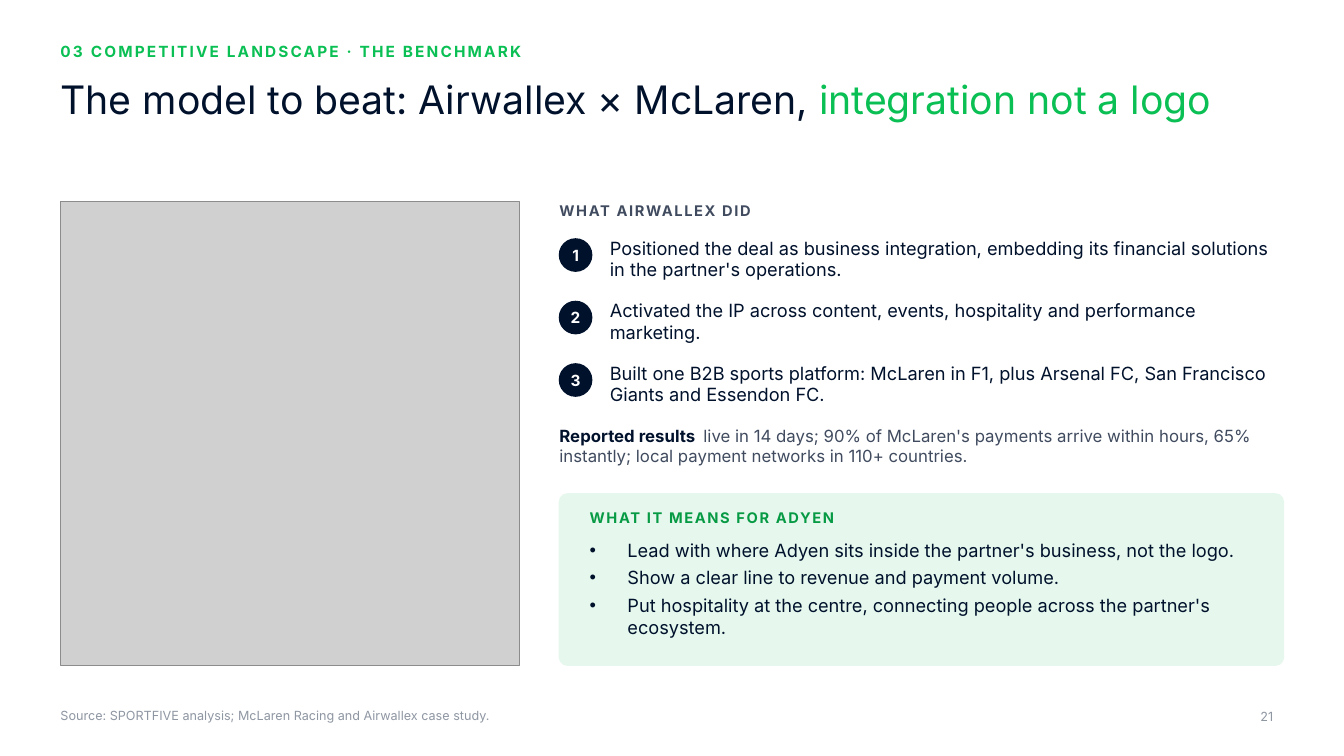
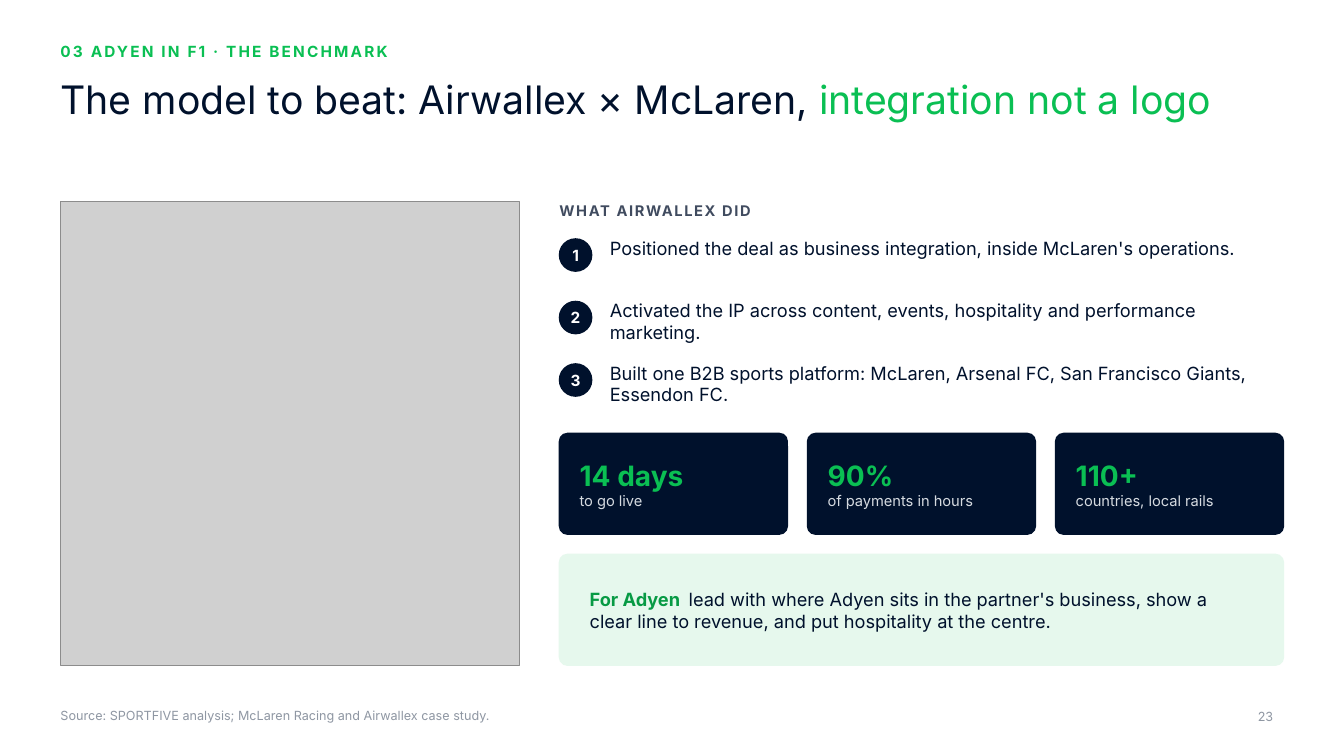
Before and after one commit to rahulgopalan42/rg42, a slide deck: slide 23 of adyen-f1-deck/Adyen x F1 - Chairman deck.pptx (slide 21 before the commit). Drawn at 1344x756 pixels with LibreOffice and Linux fonts; fonts in the diff are those of the drawing; grey boxes stand for pictures; background and template pictures are left out. Boxes give left, top, right and bottom in pixels: in the first picture for what was removed or moved away, otherwise in the second. Text is boxed around its words. In the diff, an @@ line names an element or a change of style, - is before the commit and + after.

```diff
--- a/adyen-f1-deck/Adyen x F1 - Chairman deck.pptx
+++ b/adyen-f1-deck/Adyen x F1 - Chairman deck.pptx
@@ text at (60, 45, 521, 57): text changed @@
-03 COMPETITIVE LANDSCAPE · THE BENCHMARK
+03 ADYEN IN F1 · THE BENCHMARK
@@ text at (610, 241, 1234, 259): text changed @@
-Positioned the deal as business integration, embedding its financial solutions in the partner's operations.
+Positioned the deal as business integration, inside McLaren's operations.
@@ text at (610, 366, 1245, 402): text changed @@
-Built one B2B sports platform: McLaren in F1, plus Arsenal FC, San Francisco Giants and Essendon FC.
+Built one B2B sports platform: McLaren, Arsenal FC, San Francisco Giants, Essendon FC.
@@ text removed at (559, 429, 1251, 466) @@
-Reported results live in 14 days; 90% of McLaren's payments arrive within hours, 65% instantly; local payment networks in 110+ countries.
@@ rounded rectangle added at (560, 434, 787, 534), fill #00112C, outline #00112C 1 pt @@
@@ rounded rectangle added at (808, 434, 1035, 534), fill #00112C, outline #00112C 1 pt @@
@@ rounded rectangle added at (1056, 434, 1284, 534), fill #00112C, outline #00112C 1 pt @@
@@ text added at (580, 465, 683, 509), 10.5 pt, text #D5DAE0 @@
+14 days
+to go live
@@ text added at (828, 465, 973, 509), 10.5 pt, text #D5DAE0 @@
+90%
+of payments in hours
@@ text added at (1076, 465, 1213, 509), 10.5 pt, text #D5DAE0 @@
+110+
+countries, local rails
@@ text removed at (590, 509, 1253, 535) @@
-WHAT IT MEANS FOR ADYEN
@@ rounded rectangle: place and size @@
-rounded rectangle at (560, 494, 1284, 665)
+rounded rectangle at (560, 555, 1284, 665)
@@ rounded rectangle at (560, 555, 1284, 665): proportions changed @@
@@ text "For Adyen lead with where ..." at (590, 592, 1207, 632): vertical alignment top to middle @@
@@ text at (590, 592, 1207, 632): text changed @@
-• Lead with where Adyen sits inside the partner's business, not the logo.
-• Show a clear line to revenue and payment volume.
-• Put hospitality at the centre, connecting people across the partner's ecosystem.
+For Adyen lead with where Adyen sits in the partner's business, show a clear line to revenue, and put hospitality at the centre.
@@ page number at (1258, 712, 1273, 721): text changed @@
-21
+23
```
Also in this commit, not shown: 32 other slides changed, 7 slides added, 7 slides removed, 24 other files.
